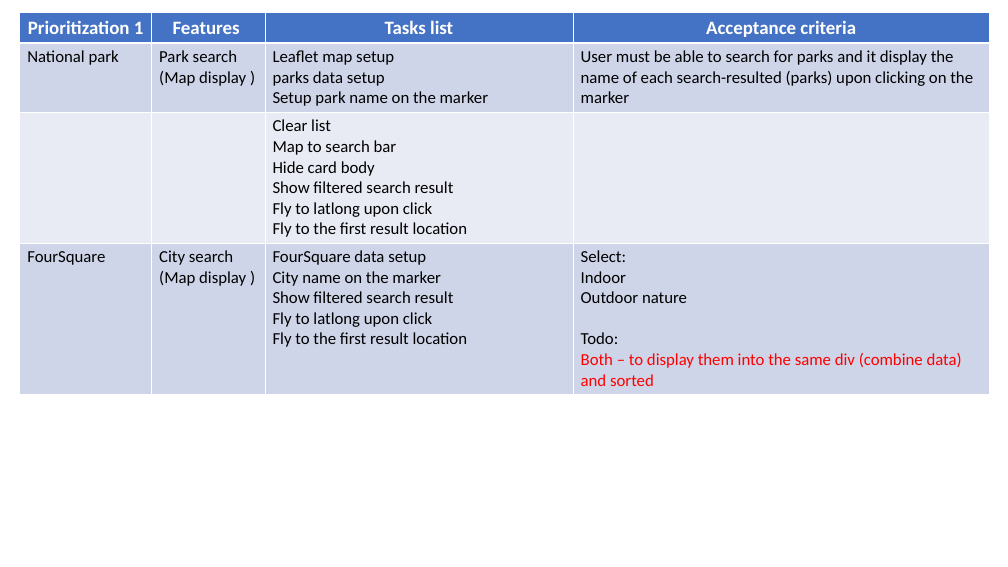
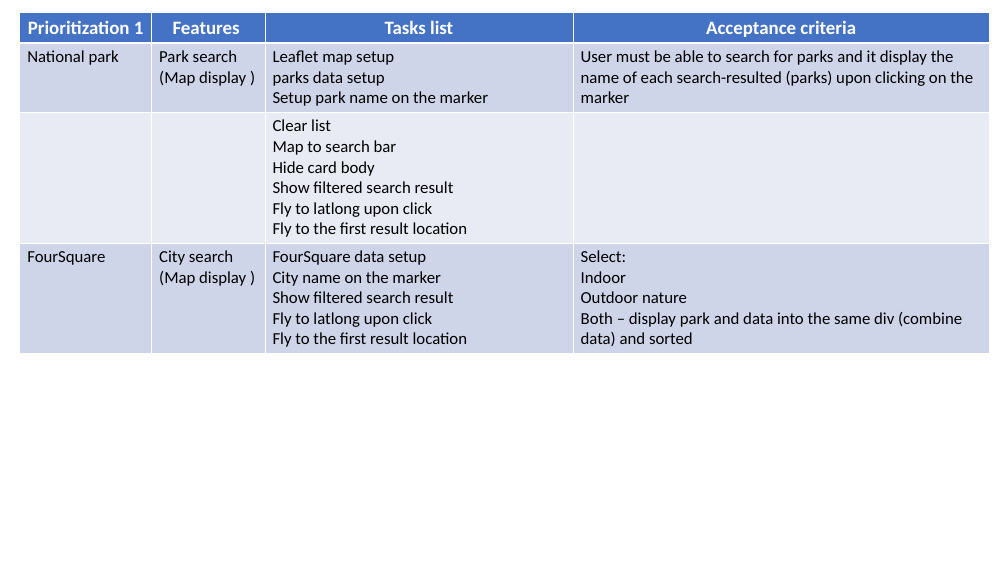
Before and after one commit to annette-p/pre-wedding-photoshoot-locations, a slide deck: slide 8 of wireframe.pptx. Drawn at 1008x567 pixels with LibreOffice and Linux fonts; fonts in the diff are those of the drawing. Boxes give left, top, right and bottom in pixels: in the first picture for what was removed or moved away, otherwise in the second. Text is boxed around its words. In the diff, an @@ line names an element or a change of style, - is before the commit and + after.

```diff
--- a/wireframe.pptx
+++ b/wireframe.pptx
@@ table at (x1=20, y1=12, x2=990, y2=351) @@
-row 4, column 4: Select: / Indoor / Outdoor nature / Todo: / Both – to display them into the same div (combine data) and sorted
+row 4, column 4: Select: / Indoor / Outdoor nature / Both – display park and data into the same div (combine data) and sorted
```
Also in this commit, not shown: 1 other slide changed, 3 other files.
